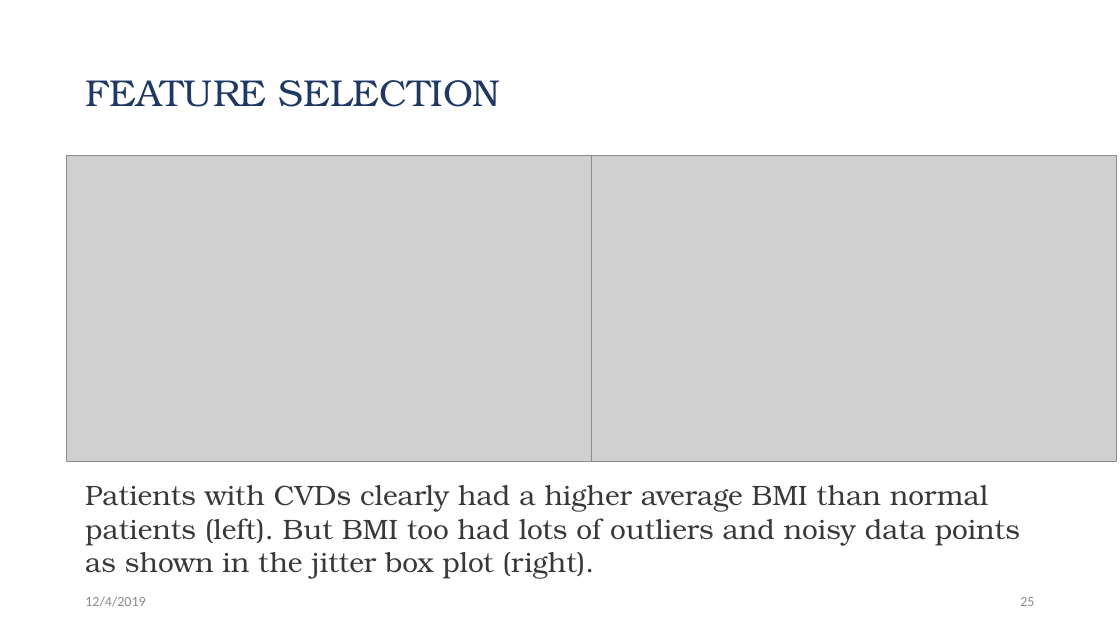
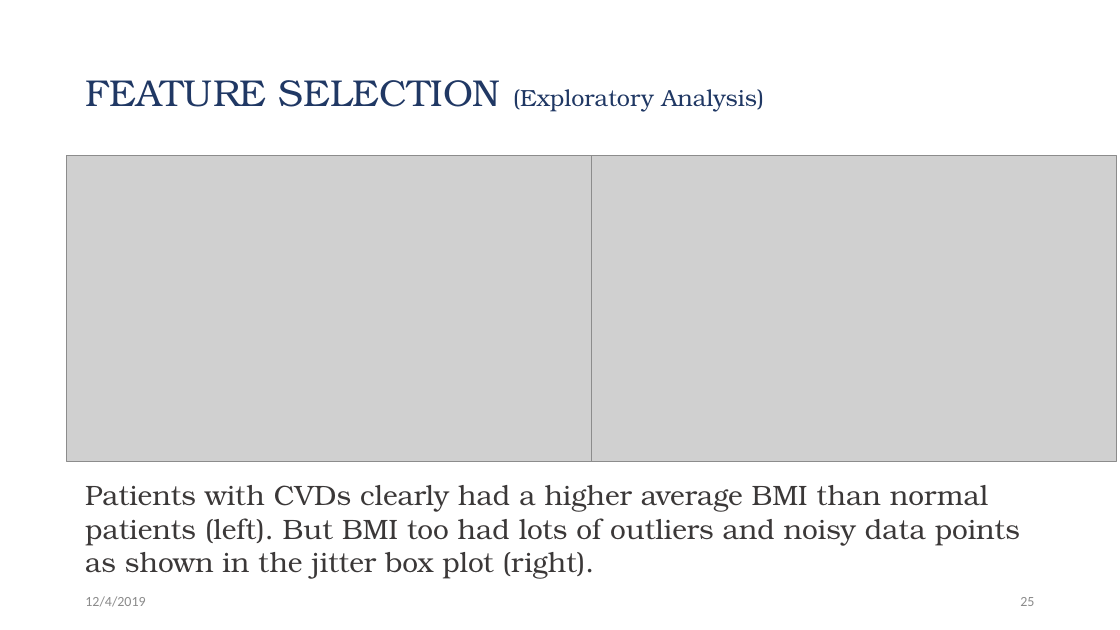
Before and after one commit to Jwen-pg/cds501-predicting-heart-disease, a slide deck: slide 25 of presentation.pptx. Drawn at 1120x630 pixels with LibreOffice and Linux fonts; fonts in the diff are those of the drawing; grey boxes stand for pictures. Boxes give left, top, right and bottom in pixels: in the first picture for what was removed or moved away, otherwise in the second. Text is boxed around its words. In the diff, an @@ line names an element or a change of style, - is before the commit and + after.

```diff
--- a/presentation.pptx
+++ b/presentation.pptx
@@ title at box(85, 80, 764, 112): text changed; size 32 to 20 pt @@
-FEATURE SELECTION
+FEATURE SELECTION (Exploratory Analysis)
```
Also in this commit, not shown: 6 other slides changed, 8 slides added, 1 slide removed.
